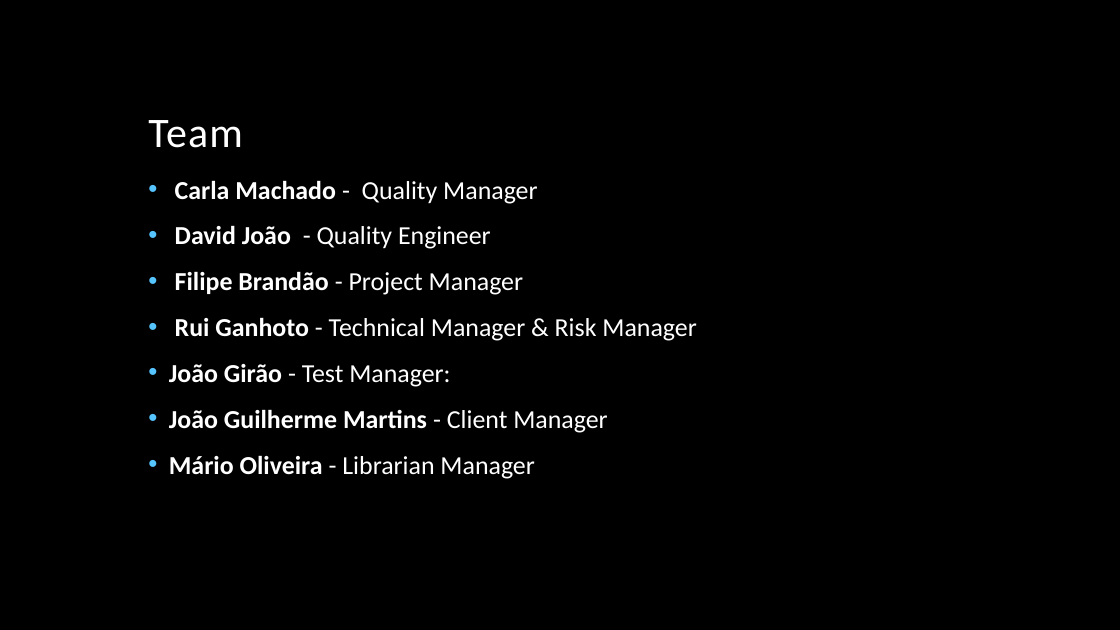
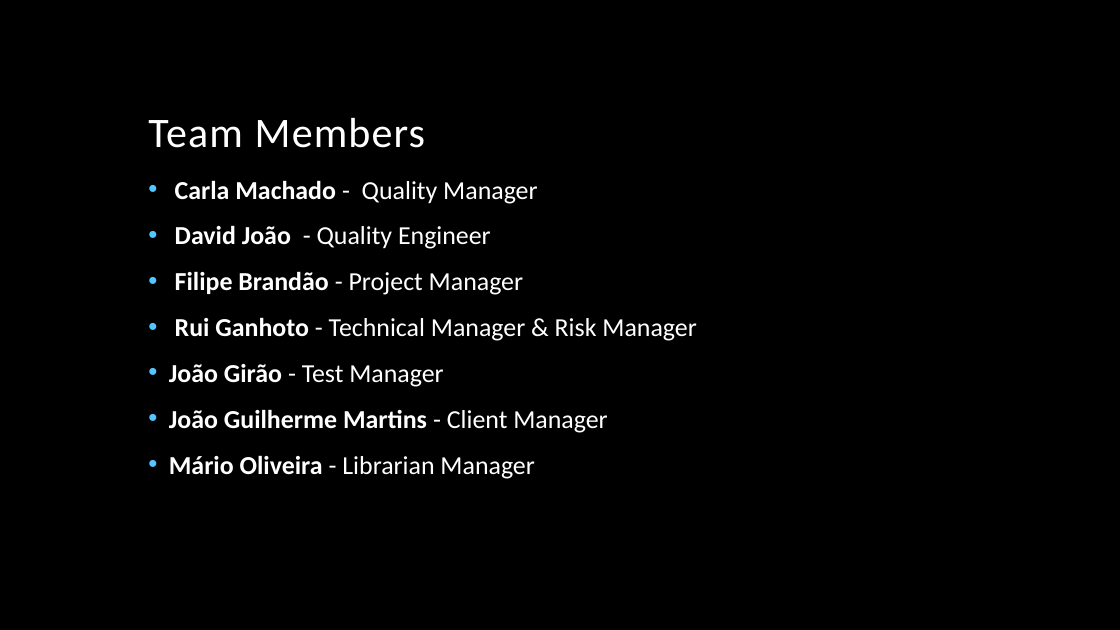
Before and after one commit to jmgirao/projetosoftware1213, a slide deck: slide 4 of Docs/Project documentation/KOM.pptx. Drawn at 1120x630 pixels with LibreOffice and Linux fonts; fonts in the diff are those of the drawing; background and template pictures are left out. Boxes give left, top, right and bottom in pixels: in the first picture for what was removed or moved away, otherwise in the second. Text is boxed around its words. In the diff, an @@ line names an element or a change of style, - is before the commit and + after.

```diff
--- a/Docs/Project documentation/KOM.pptx
+++ b/Docs/Project documentation/KOM.pptx
@@ title at (x1=148, y1=118, x2=425, y2=148): text changed @@
-Team
+Team Members
@@ text at (x1=169, y1=364, x2=443, y2=387): text changed @@
-• João Girão - Test Manager:
+• João Girão - Test Manager
```
Also in this commit, not shown: 4 other slides changed.
